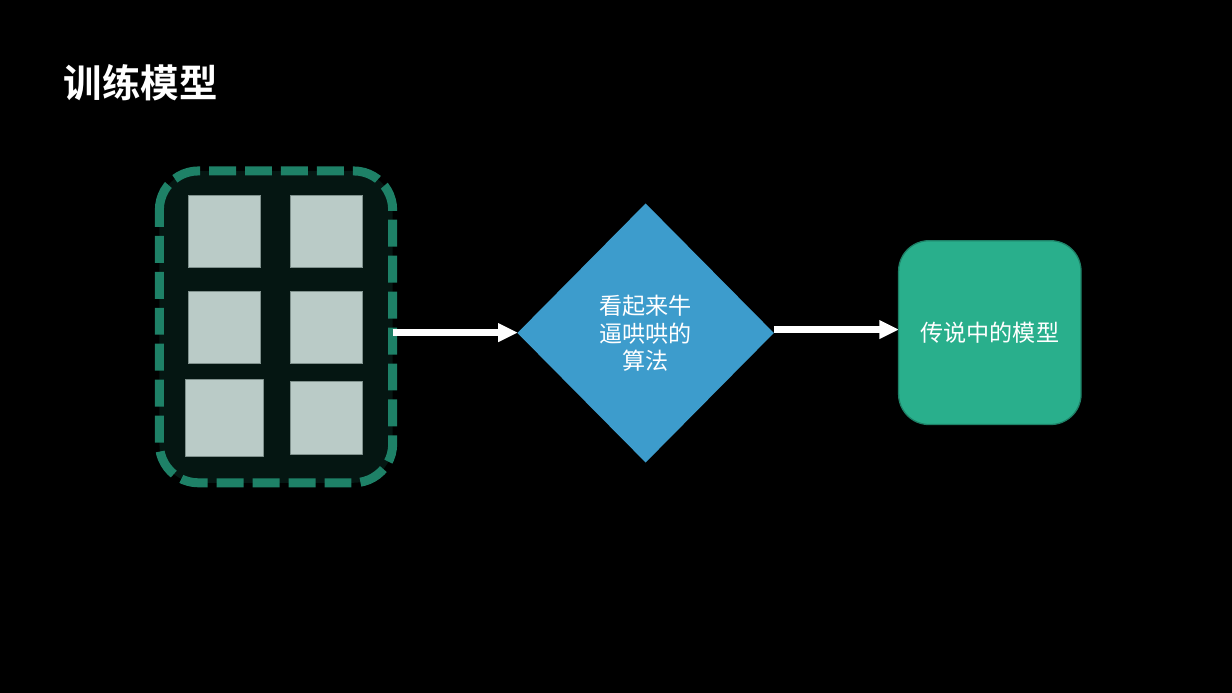
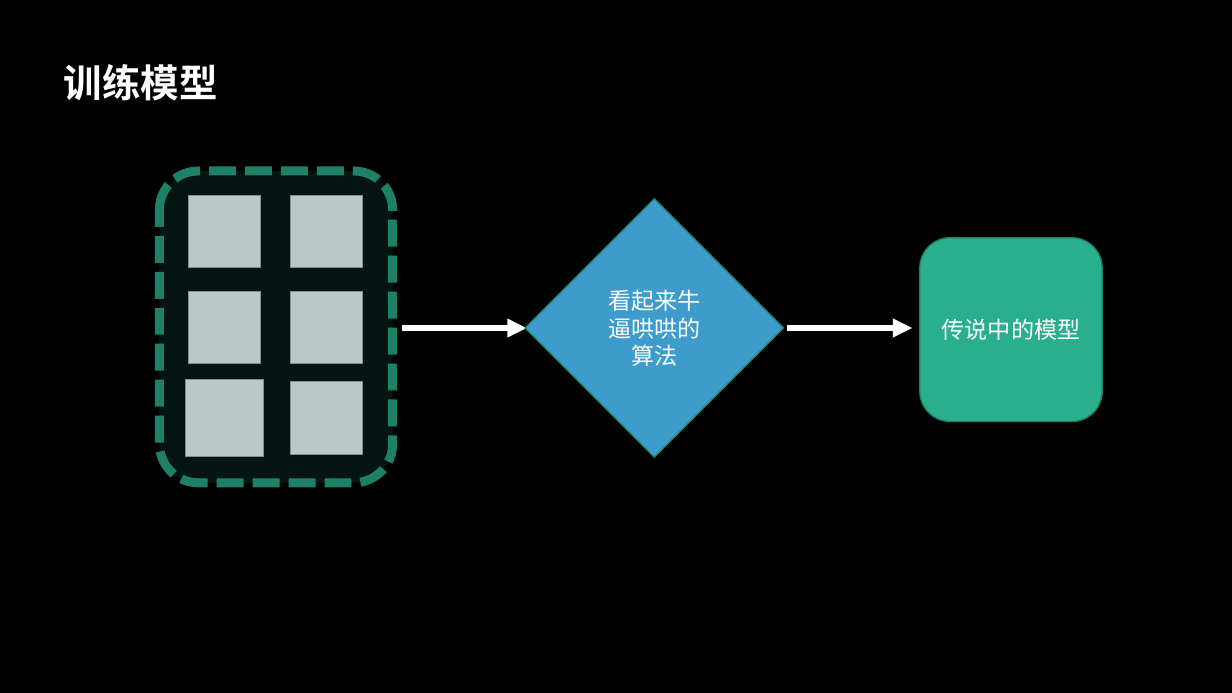
Before and after one commit to GuanyiLL/Study, a slide deck: slide 6 of Swift/CoreMLResearching/CoreML.pptx. Drawn at 1232x693 pixels with LibreOffice and Linux fonts; fonts in the diff are those of the drawing; grey boxes stand for pictures. Boxes give left, top, right and bottom in pixels: in the first picture for what was removed or moved away, otherwise in the second. Text is boxed around its words. In the diff, an @@ line names an element or a change of style, - is before the commit and + after.

```diff
--- a/Swift/CoreMLResearching/CoreML.pptx
+++ b/Swift/CoreMLResearching/CoreML.pptx
@@ diamond "看起来牛逼哄哄的算法": place and size @@
-diamond "看起来牛逼哄哄的算法" at bbox=[518, 203, 774, 462]
+diamond "看起来牛逼哄哄的算法" at bbox=[525, 199, 784, 457]
@@ diamond "看起来牛逼哄哄的算法" at bbox=[525, 199, 784, 457]: outline none to #1E8168 1 pt @@
@@ rounded rectangle "传说中的模型": place and size @@
-rounded rectangle "传说中的模型" at bbox=[898, 240, 1081, 424]
+rounded rectangle "传说中的模型" at bbox=[920, 238, 1103, 421]
@@ arrow moved from (393, 333) - (518, 333) to (402, 328) - (527, 328) @@
@@ arrow moved from (775, 330) - (898, 330) to (787, 328) - (912, 328) @@
```
Also in this commit, not shown: 3 other slides changed, 2 slides added.
